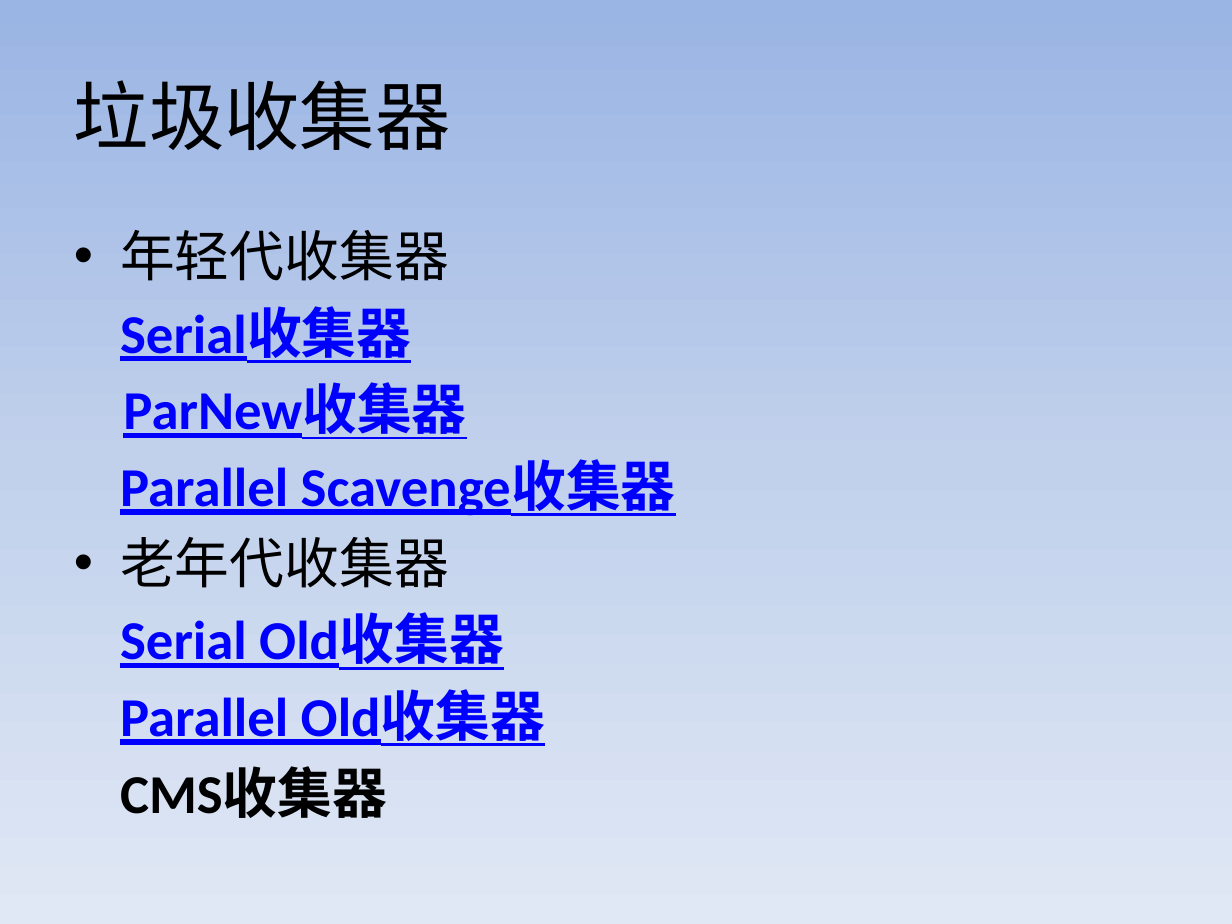
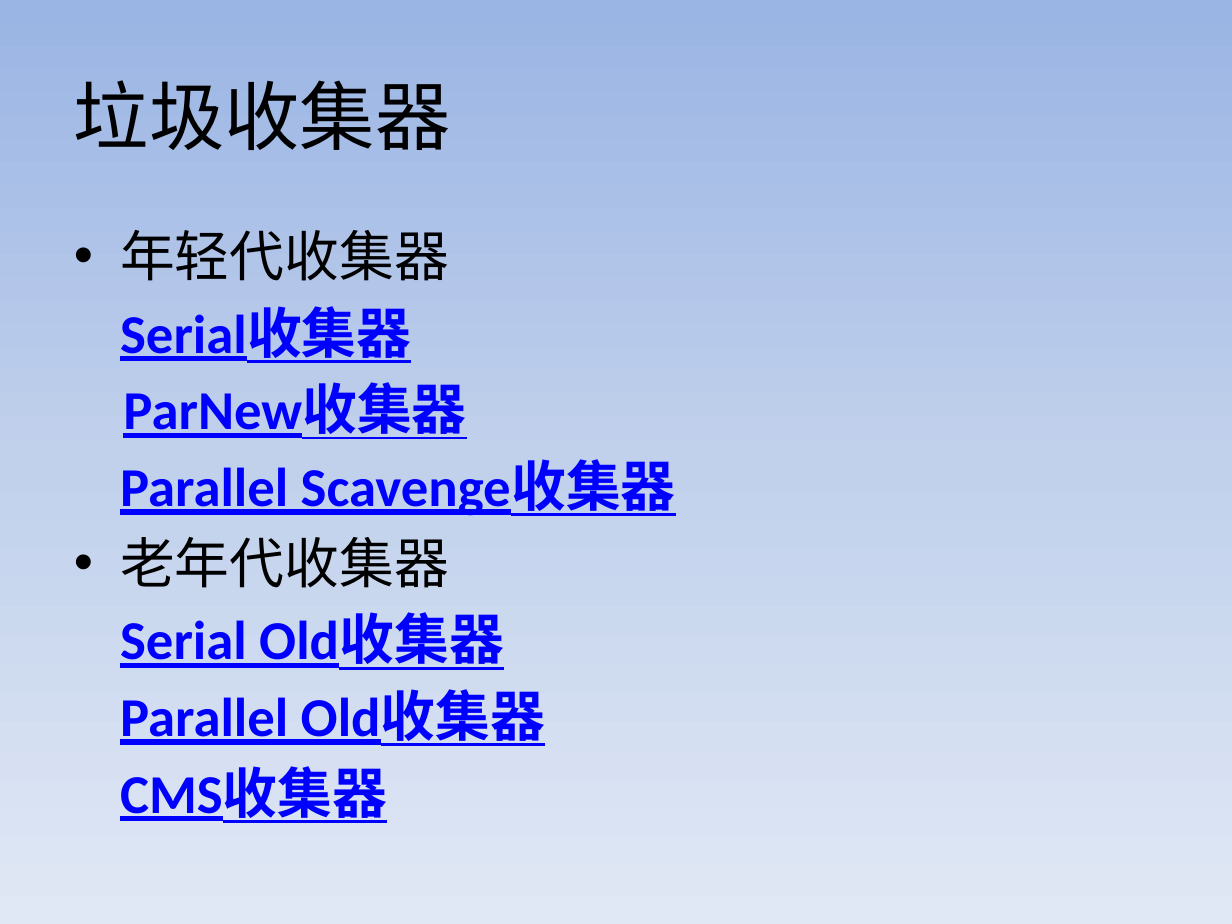
Before and after one commit to Aissue/myLearn, a slide deck: slide 4 of aboutGC/src/files/GC.pptx. Drawn at 1232x924 pixels with LibreOffice and Linux fonts; fonts in the diff are those of the drawing. Boxes give left, top, right and bottom in pixels: in the first picture for what was removed or moved away, otherwise in the second. Text is boxed around its words. In the diff, an @@ line names an element or a change of style, - is before the commit and + after.

```diff
--- a/aboutGC/src/files/GC.pptx
+++ b/aboutGC/src/files/GC.pptx
@@ text at (120,767,387,823): text colour #000000 to #0000FF, underline on in "CMS收集器" @@
```
Also in this commit, not shown: 1 other slide changed, 9 slides added, 1 other file.
